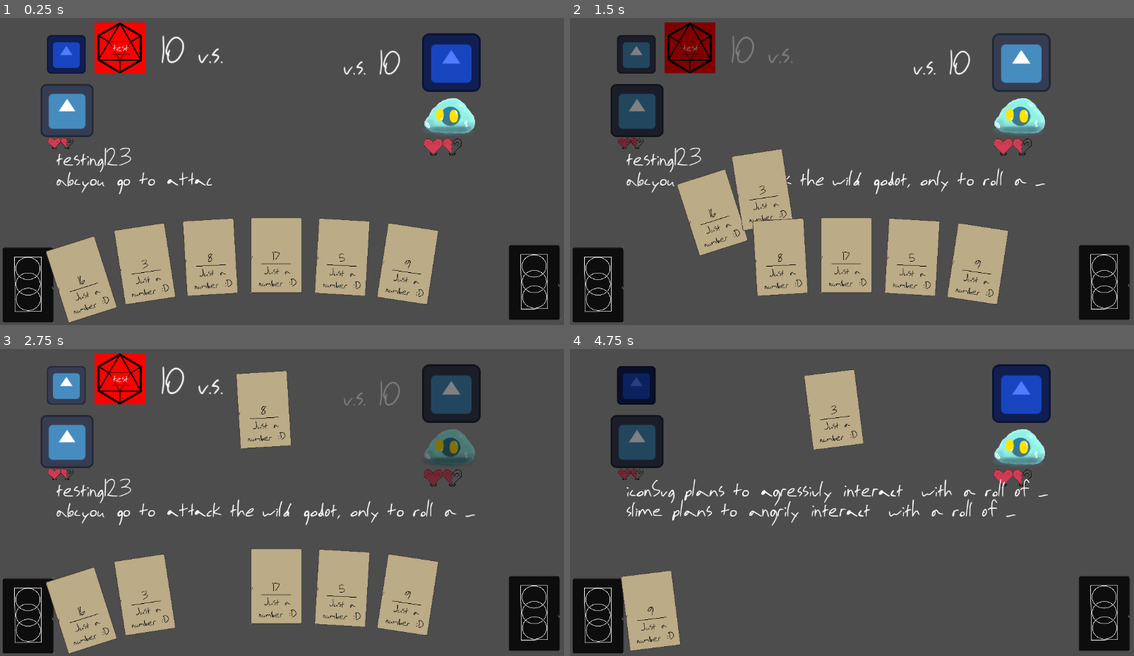
Above: before the commit, frames 1-4 (two rows, left to right).
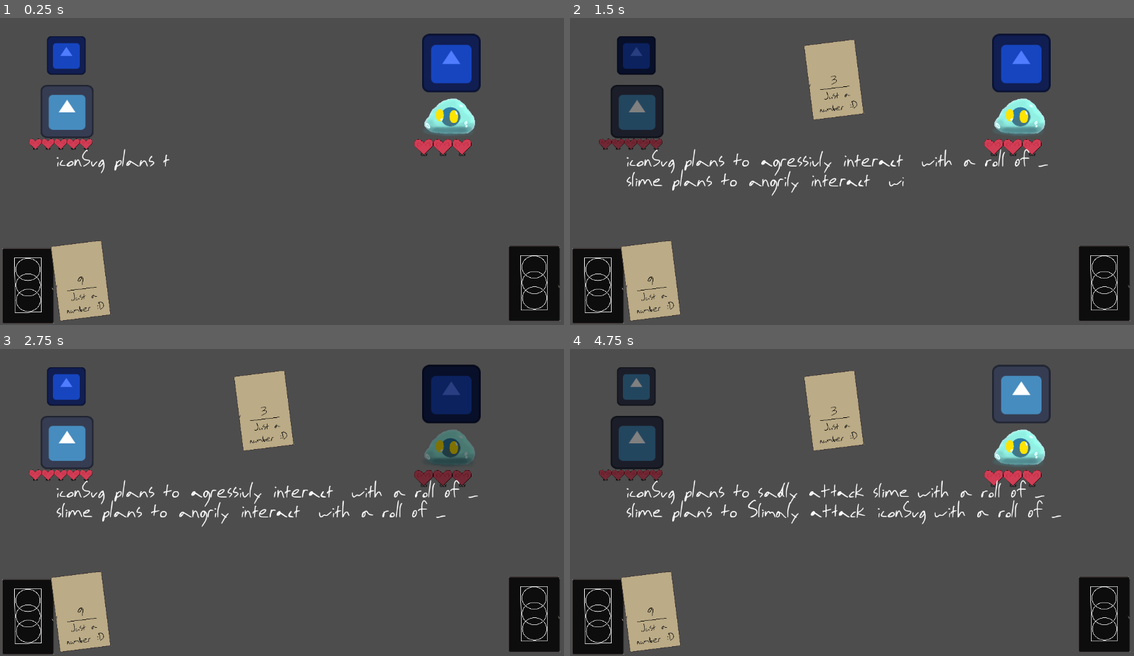
Above: after the commit, the same moments.

Repository: TeamName-FIOLTR/GMTK2023
Game: Godot game, scene res://scenes/levels/test/test_level.tscn
Two runs of this game, one before a commit and one after it. Both use one fixed random seed, a clock stepped at 60 frames per second and the inputs below. The project has no main scene, so this scene is started directly. The engine's default icon, where the game draws it, is replaced by a stand-in: a white triangle on a blue panel in a dark square.
Inputs (mouse positions are in pixels of both pictures, inside the frame that each line leads up to):
- Up to frame 1 (0.25 s): no input
- Up to frame 2 (1.5 s): move the mouse to (654, 278) at 0.52 s; hold Right (ui_right) 0.53-1.28 s; click (654, 278) at 0.67 s; move the mouse to (716, 263) at 1.27 s; hold Down (ui_down) from 1.28 s (still down); click (716, 263) at 1.42 s
- Up to frame 3 (2.75 s): tap Enter at 2 s; move the mouse to (208, 588) at 2.02 s; release Down (ui_down) at 2.03 s; hold Right (ui_right) from 2.03 s (still down); click (208, 588) at 2.17 s
- Up to frame 4 (4.75 s): tap Space (developer_debug) at 2.75 s; move the mouse to (846, 585) at 2.77 s; release Right (ui_right) at 2.78 s; hold Up (ui_up) 2.78-3.53 s; click (846, 585) at 2.92 s; move the mouse to (648, 609) at 3.52 s; hold Left (ui_left) from 3.53 s (still down); click (648, 609) at 3.67 s; move the mouse to (835, 410) at 4.27 s; click (835, 410) at 4.42 s

The runs differ from the first frame. In frame 1, 15% of the frame differs, in the area x 0-100%, y 1-100%; in frame 2, 24%; in frame 3, 16%; in frame 4, 6.0%.

Commit message:
added stage resolution

Diff:
--- a/resources/entity_stats.gd
+++ b/resources/entity_stats.gd
@@ -6,6 +6,10 @@
 var hp : int = 20 #how much damage it can take
 @export
 var ac : int = 10 #how hard it is to hit
+
+@export var attack = 2
+@export var defence = 1
+
 @export
 var actions : Array[int] = [35,35,25,5]
 
--- a/scenes/levels/level.gd
+++ b/scenes/levels/level.gd
@@ -33,11 +33,25 @@
 		x = ef.call(x)
 	return x
 
-func evaluate_entities():
+
+#this is the roll checking phase
+func check_rolls()->void:
 	for e in entity_container.get_children():
 		if e.has_method("attempt"):
+			e.ensure_roll() #make sure that we rolled SOMETHING, for the AI entities
 			e.attempt()
 			e.next_roll = -1
+
+#this is the roll checking phase
+func apply_damage()->void:
+	for e in entity_container.get_children():
+		if e.has_method("attempt"):
+			e.apply_damage()
+
+
+func evaluate_entities():
+	check_rolls()
+	apply_damage()
 
 func on_entity_selected(entity):
 	if entity.next_roll == -1 and handContainer.selected_card:
@@ -57,6 +71,8 @@
 func _ready():
 	entity_container.entity_selected.connect(on_entity_selected)
 
+	update_scene()
+
 # Called every frame. 'delta' is the elapsed time since the previous frame.
 func _process(delta):
 	if Input.is_action_just_pressed("developer_debug"):
--- a/scenes/levels/test/test_level.tscn
+++ b/scenes/levels/test/test_level.tscn
@@ -15,8 +15,8 @@
 anchors_preset = 15
 anchor_right = 1.0
 anchor_bottom = 1.0
-offset_top = -3.0
-offset_bottom = -3.0
+offset_top = -1.0
+offset_bottom = -1.0
 grow_horizontal = 2
 grow_vertical = 2
 mouse_filter = 2
@@ -50,7 +50,7 @@
 scale = Vector2(5.1897, 5.1897)
 
 [node name="slime" parent="Combat Zone/EntityContainer" instance=ExtResource("3_0kioi")]
-position = Vector2(924, 218)
+position = Vector2(924, 217)
 scale = Vector2(7.8, 7.8)
 requires_input = false
 
--- a/scenes/objects/HeartDisplay/heart_display.gd
+++ b/scenes/objects/HeartDisplay/heart_display.gd
@@ -1,5 +1,6 @@
 extends Node2D
 
+class_name HeartDisplay
 
 var single_heart = preload("res://scenes/objects/HeartDisplay/single_heart.tscn")
 
@@ -17,8 +18,10 @@
 
 #ensures we have the correct number of hearts under neith the hp container
 func init_hearts()->void:
+	for c in $transform.get_children():
+		c.queue_free()
 	var start : float = -heart_spacing * max_health  / 4
-	for i in range(max_health / 2):
+	for i in range(int(max_health / 2)):
 		var h = single_heart.instantiate()
 		h.position = direction*(i*heart_spacing+start)
 		$transform.add_child(h)
@@ -34,6 +37,6 @@
 		print(eat_amount)
 		$transform.get_child(i).frame = eat_amount
 # Called when the node enters the scene tree for the first time.
-func _ready():
-	init_hearts()
-	update_heart_values()
+#func _ready():
+#	init_hearts()
+#	update_heart_values()
--- a/scenes/objects/entities/entity.gd
+++ b/scenes/objects/entities/entity.gd
@@ -19,6 +19,8 @@
 @export var requires_input : bool = true
 @export
 var difficultyTextDisplay : Label
+
+@export var health_display : HeartDisplay
 
 @export
 var action_display : IntentIndicator
@@ -48,12 +50,56 @@
 		action_display.animate_set(intent)
 	get:
 		return intent
+
+var total_damage : int = 0
+var total_defence : int = 0
+
+func damage(amount : int)->void:
+	total_damage += amount
+
+func defend(amount : int)->void:
+	total_defence += amount
+
+func compute_damage_taken()->int:
+	var ret_val : int = total_damage - total_defence
+	if ret_val < 0:
+		return 0
+	return ret_val
+#called to get a roll for AI,
+#can be overidden
+func generate_roll()->int:
+	return randi()%20 +1
+
+func ensure_roll()->void:
+	if self.next_roll == -1:
+		self.next_roll = generate_roll()
+
+#actually applys the damage to the character,
+#inteanded for use in the damage step
+func apply_damage()->void:
+	stats.hp -= compute_damage_taken()
+	health_display.current_health = stats.hp
+	health_display.update_heart_values()
+
+func handle_success()->void:
+	match self.intent:
+		Intent.ATTACK:
+			next_target.damage(stats.attack)
+		Intent.DEFEND:
+			defend(stats.defence)
+
+
 #tries to perform the given action and
 #returns true if sucessful
 func attempt()->bool:
 	var diff = get_difficulty()
 	display_difficulty(diff)
-	return self.next_roll >= diff
+	var ret_val = self.next_roll >= diff
+
+	if ret_val:
+		handle_success()
+
+	return ret_val
 
 
 @export var check_pass_color : Color = Color.SEA_GREEN
@@ -75,7 +121,18 @@
 
 #figure out later lol , hey thats our name!
 func get_difficulty()->int:
-	return randi()%10 + 11
+	match self.intent:
+		Intent.ATTACK:
+			return next_target.stats.ac
+		Intent.SEDUCE:
+			return 20
+		_:
+			return randi()%20 + 1
+
+#remove any lingering damage from the previous round
+func clear_residuals()->void:
+	total_damage = 0
+	total_defence = 0
 
 func make_intent()->void:
 	self.intent = stats.get_action()
@@ -138,6 +195,12 @@
 		get_parent().entity_selected.emit(self)
 # Called when the node enters the scene tree for the first time.
 func _ready():
+	health_display.max_health = stats.hp
+	health_display.current_health = stats.hp
+
+	health_display.init_hearts()
+	health_display.update_heart_values()
+
 	intent_set.connect(on_intent_set)
 	self.mouse_entered.connect(on_mouse_entered)
 	self.mouse_exited.connect(on_mouse_exited)
--- a/scenes/objects/entities/entity.tscn
+++ b/scenes/objects/entities/entity.tscn
@@ -10,8 +10,10 @@
 
 [sub_resource type="Resource" id="Resource_memk4"]
 script = ExtResource("2_g8lup")
-hp = 20
+hp = 10
 ac = 10
+attack = 2
+defence = 1
 actions = Array[int]([35, 35, 25, 5])
 
 [sub_resource type="RectangleShape2D" id="RectangleShape2D_imrec"]
@@ -55,9 +57,10 @@
 "dc": SubResource("Animation_1hjia")
 }
 
-[node name="entity" type="Area2D" node_paths=PackedStringArray("difficultyTextDisplay", "action_display", "roll_display")]
+[node name="entity" type="Area2D" node_paths=PackedStringArray("difficultyTextDisplay", "health_display", "action_display", "roll_display")]
 script = ExtResource("1_60q11")
 difficultyTextDisplay = NodePath("Difficulty/Control")
+health_display = NodePath("HeartDisplay")
 action_display = NodePath("IntentIndecator")
 stats = SubResource("Resource_memk4")
 roll_display = NodePath("D20NumberDisplay")
--- a/scenes/objects/entities/slime/slime.tscn
+++ b/scenes/objects/entities/slime/slime.tscn
@@ -10,8 +10,10 @@
 
 [sub_resource type="Resource" id="Resource_4wqsw"]
 script = ExtResource("2_76wep")
-hp = 20
+hp = 6
 ac = 10
+attack = 2
+defence = 1
 actions = Array[int]([35, 35, 25, 5])
 
 [sub_resource type="RectangleShape2D" id="RectangleShape2D_imrec"]
@@ -56,9 +58,10 @@
 
 [sub_resource type="StyleBoxEmpty" id="StyleBoxEmpty_ojlkl"]
 
-[node name="entity" type="Area2D" node_paths=PackedStringArray("difficultyTextDisplay", "action_display", "roll_display")]
+[node name="entity" type="Area2D" node_paths=PackedStringArray("difficultyTextDisplay", "health_display", "action_display", "roll_display")]
 script = ExtResource("1_60q11")
 difficultyTextDisplay = NodePath("Difficulty/Control")
+health_display = NodePath("HeartDisplay")
 action_display = NodePath("IntentIndecator")
 stats = SubResource("Resource_4wqsw")
 adjectives = Array[String](["angrily", "visciously", "excitedly", "slowly", "sadly", "agressivly", "Jigally", "Slimaly", "Smoothly", "Wetly", "Moistly"])
--- a/scenes/objects/entityContainer/entity_container.gd
+++ b/scenes/objects/entityContainer/entity_container.gd
@@ -19,6 +19,7 @@
 			c.make_intent()
 			c.hide_dc()
 			c.roll_display.visible = false
+			c.clear_residuals()
 func _ready():
 	entity_selected.connect(on_entity_select)
 func on_entity_select(en)->void:
